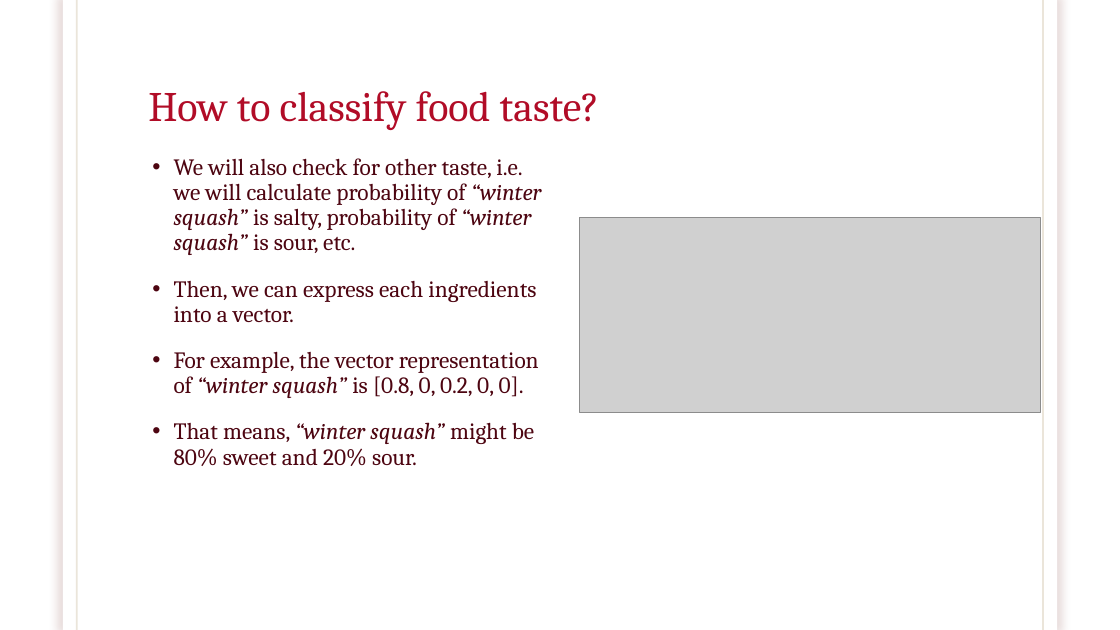
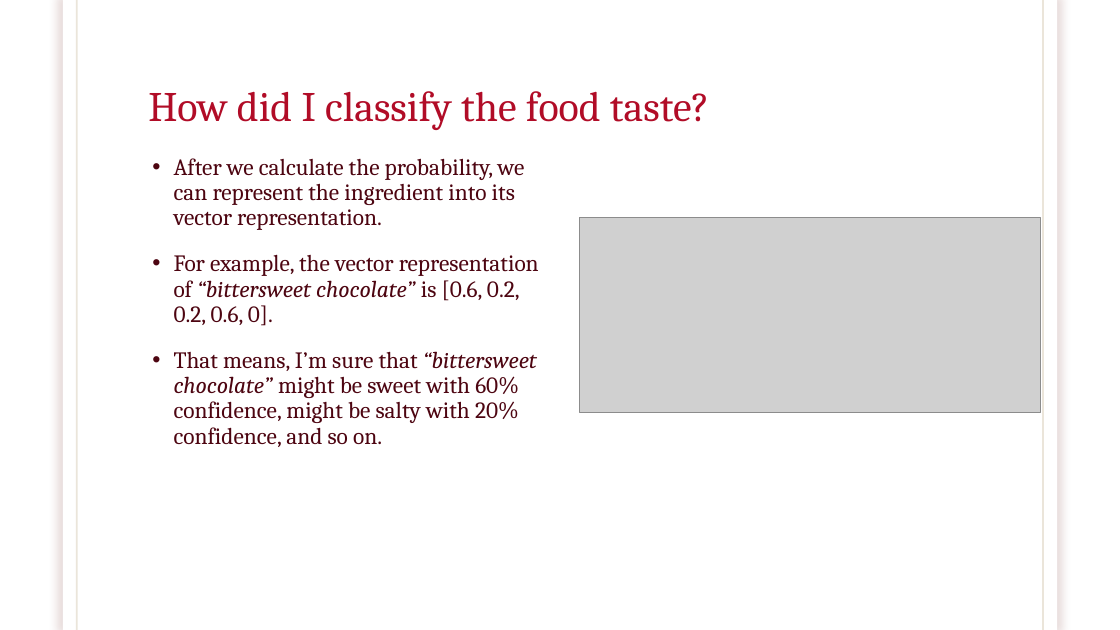
Before and after one commit to Rangga1708/Food-Recommender, a slide deck: slide 30 of Food Recommender Based on Taste.pptx (slide 27 before the commit). Drawn at 1120x630 pixels with LibreOffice and Linux fonts; fonts in the diff are those of the drawing; grey boxes stand for pictures; background and template pictures are left out. Boxes give left, top, right and bottom in pixels: in the first picture for what was removed or moved away, otherwise in the second. Text is boxed around its words. In the diff, an @@ line names an element or a change of style, - is before the commit and + after.

```diff
--- a/Food Recommender Based on Taste.pptx
+++ b/Food Recommender Based on Taste.pptx
@@ title at (148, 91, 709, 130): text changed @@
-How to classify food taste?
+How did I classify the food taste?
@@ text at (174, 158, 539, 447): text changed @@
-• We will also check for other taste, i.e. we will calculate probability of “winter squash” is salty, probability of “winter squash” is sour, etc.
-• Then, we can express each ingredients into a vector.
-• For example, the vector representation of “winter squash” is [0.8, 0, 0.2, 0, 0].
-• That means, “winter squash” might be 80% sweet and 20% sour.
+• After we calculate the probability, we can represent the ingredient into its vector representation.
+• For example, the vector representation of “bittersweet chocolate” is [0.6, 0.2, 0.2, 0.6, 0].
+• That means, I’m sure that “bittersweet chocolate” might be sweet with 60% confidence, might be salty with 20% confidence, and so on.
```
Also in this commit, not shown: 17 other slides changed, 6 slides added, 1 slide removed.
